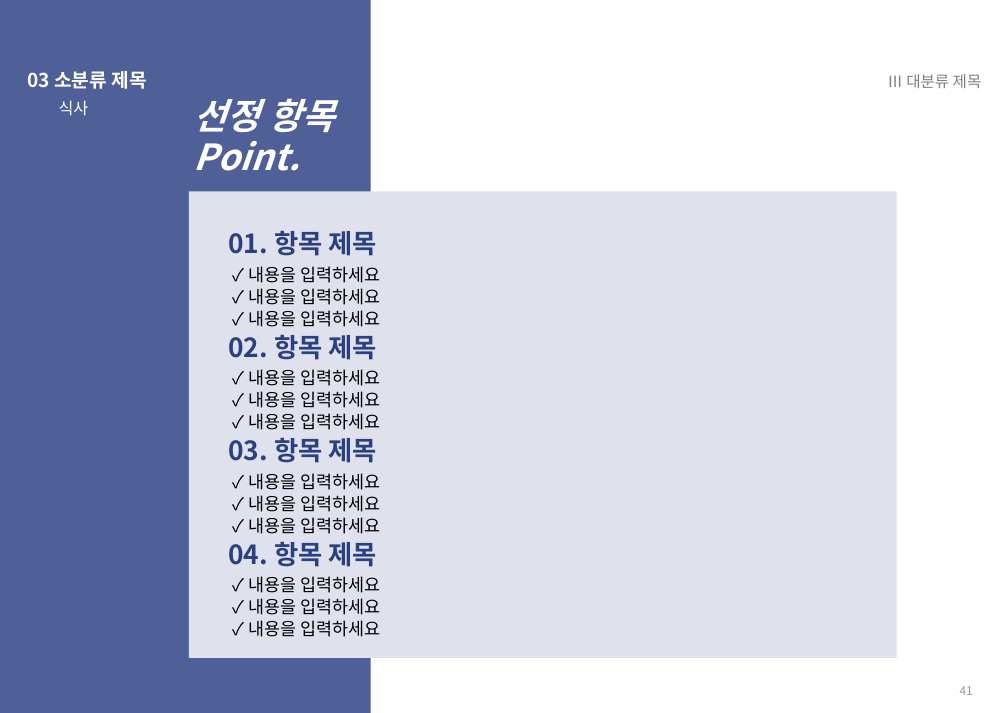
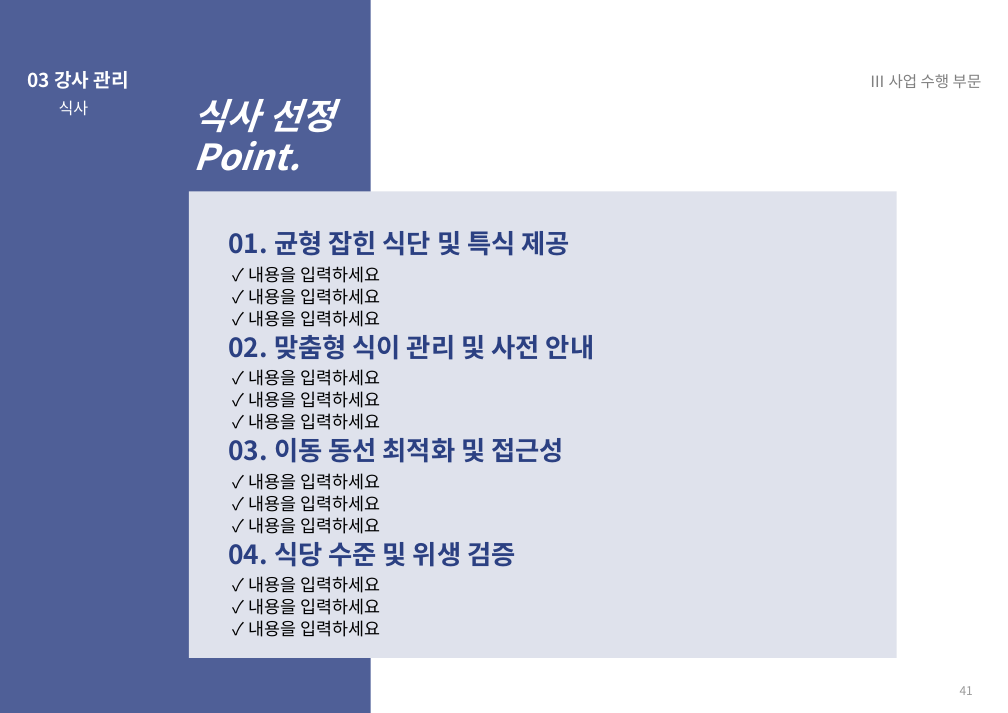
Before and after one commit to jinyor4435/-, a slide deck: slide 41 of 입찰제안서_PPT템플릿_2026SW미래채움.pptx. Drawn at 1008x713 pixels with LibreOffice and Linux fonts; fonts in the diff are those of the drawing. Boxes give left, top, right and bottom in pixels: in the first picture for what was removed or moved away, otherwise in the second. Text is boxed around its words. In the diff, an @@ line names an element or a change of style, - is before the commit and + after.

```diff
--- a/입찰제안서_PPT템플릿_2026SW미래채움.pptx
+++ b/입찰제안서_PPT템플릿_2026SW미래채움.pptx
@@ text at (28,71,129,89): text changed @@
-03 소분류 제목
+03 강사 관리
@@ text at (870,74,982,88): text changed @@
-Ⅲ 대분류 제목
+Ⅲ 사업 수행 부문
@@ text at (194,99,334,132): text changed @@
-선정 항목
+식사 선정
@@ text at (228,230,570,256): text changed @@
-01. 항목 제목
+01. 균형 잡힌 식단 및 특식 제공
@@ text at (228,334,594,360): text changed @@
-02. 항목 제목
+02. 맞춤형 식이 관리 및 사전 안내
@@ text at (228,438,564,463): text changed @@
-03. 항목 제목
+03. 이동 동선 최적화 및 접근성
@@ text at (228,542,515,567): text changed @@
-04. 항목 제목
+04. 식당 수준 및 위생 검증
```
Also in this commit, not shown: 41 other slides changed, 13 slides added, 13 slides removed.
